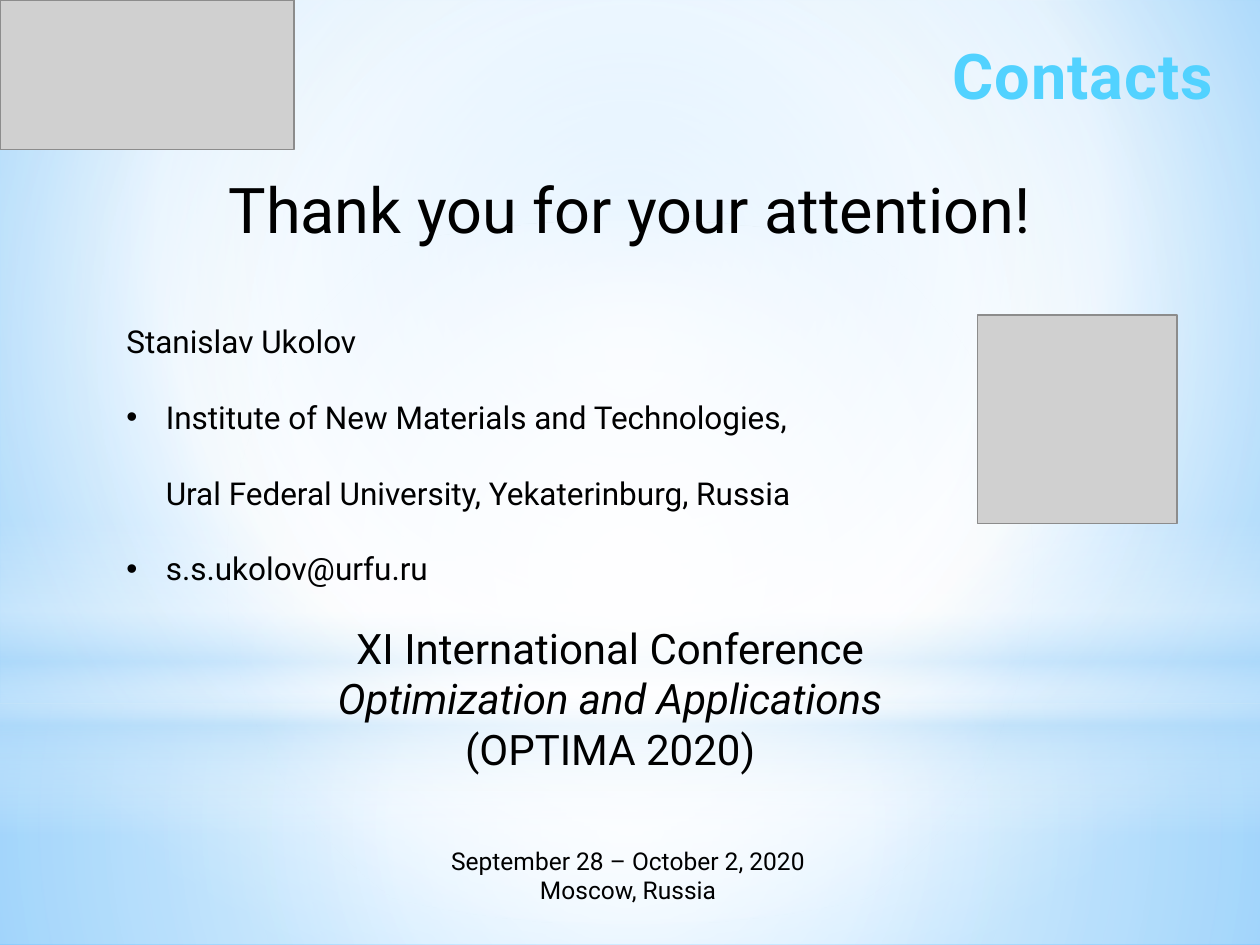
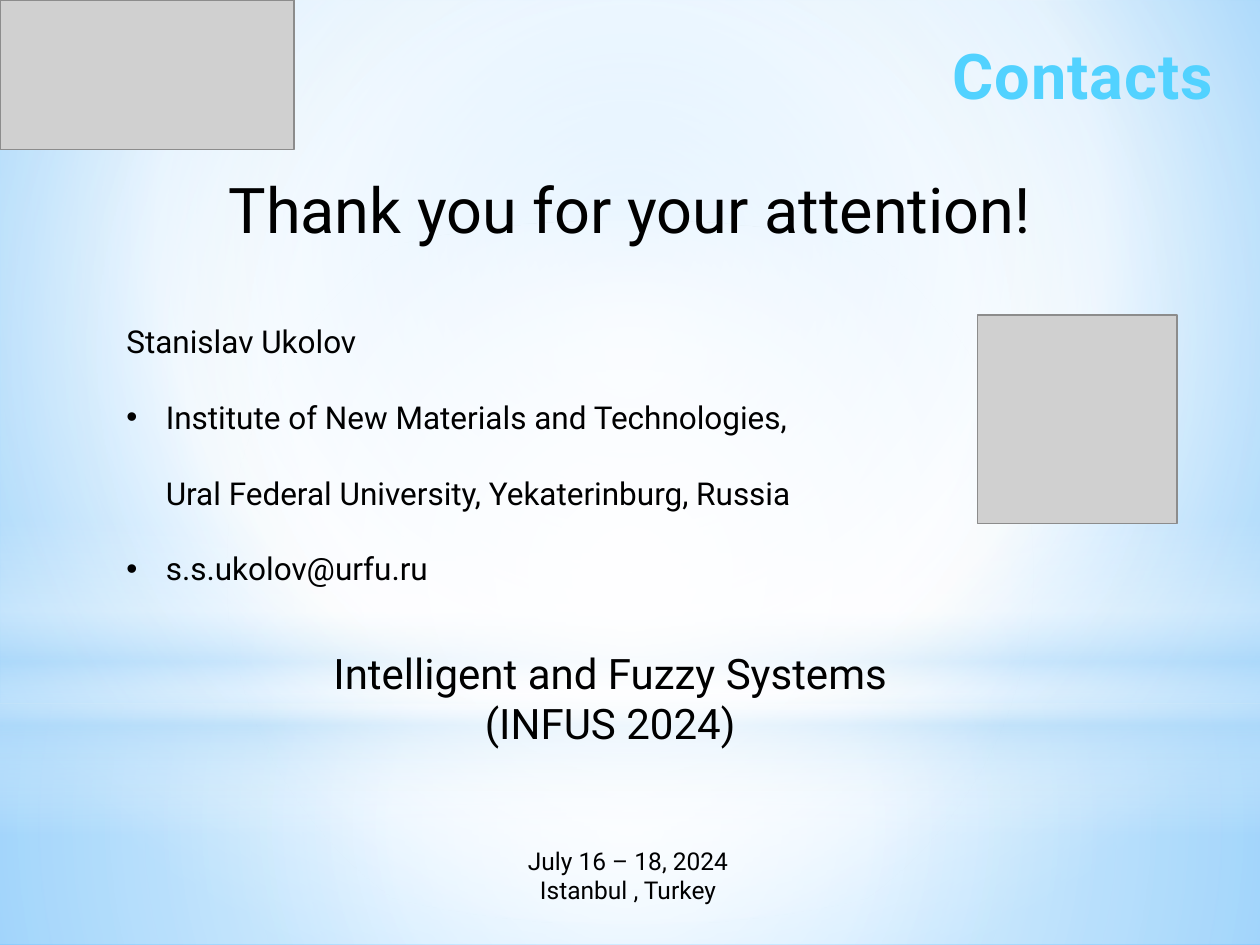
Before and after one commit to ukoloff/LaTeX, a slide deck: slide 27 of 2024/iGSCCP.pptx (slide 28 before the commit). Drawn at 1260x945 pixels with LibreOffice and Linux fonts; fonts in the diff are those of the drawing; grey boxes stand for pictures. Boxes give left, top, right and bottom in pixels: in the first picture for what was removed or moved away, otherwise in the second. Text is boxed around its words. In the diff, an @@ line names an element or a change of style, - is before the commit and + after.

```diff
--- a/2024/iGSCCP.pptx
+++ b/2024/iGSCCP.pptx
@@ text added at [333, 657, 887, 749], 24 pt, text #000000 @@
+Intelligent and Fuzzy Systems
+(INFUS 2024)
@@ text removed at [338, 632, 882, 775] @@
-XI International Conference
-Optimization and Applications
-(OPTIMA 2020)
@@ text at [528, 851, 728, 905]: text changed @@
-September 28 – October 2, 2020
-Moscow, Russia
+July 16 – 18, 2024
+Istanbul , Turkey
```
Also in this commit, not shown: 2 other slides changed, 1 slide added, 2 slides removed.
